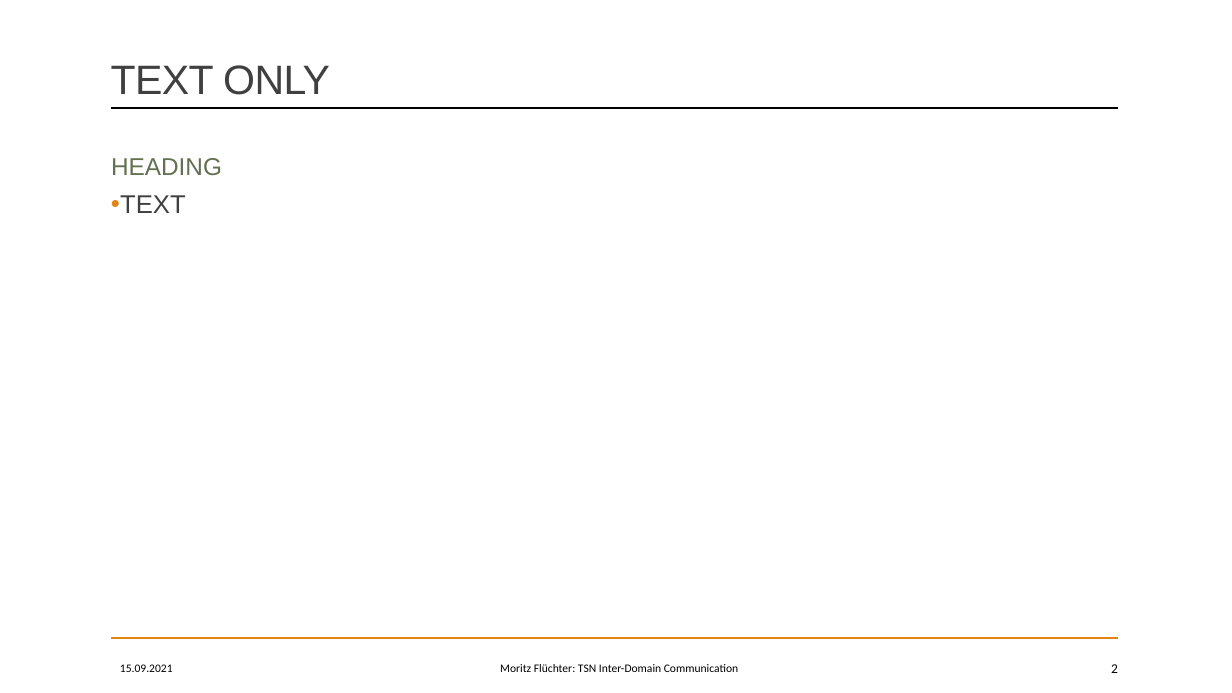
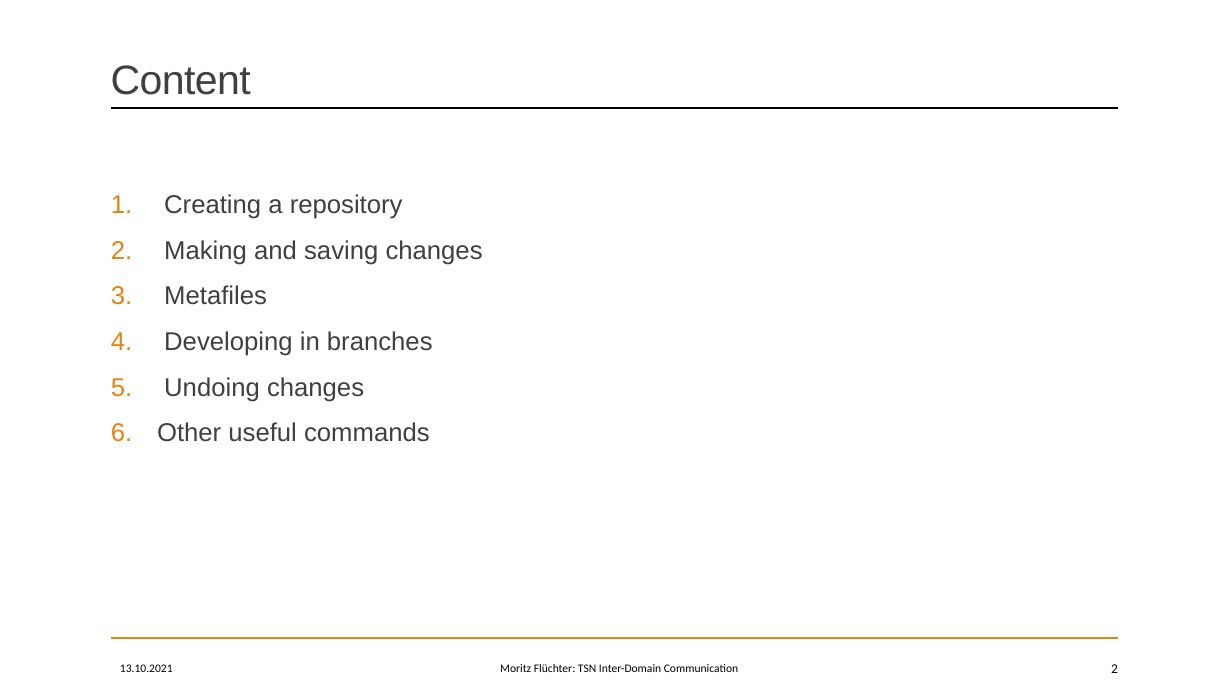
Before and after one commit to MoritzFlu/GitWorkshop, a slide deck: slide 2 of Presentation/02 - First Steps.pptx. Drawn at 1232x693 pixels with LibreOffice and Linux fonts; fonts in the diff are those of the drawing. Boxes give left, top, right and bottom in pixels: in the first picture for what was removed or moved away, otherwise in the second. Text is boxed around its words. In the diff, an @@ line names an element or a change of style, - is before the commit and + after.

```diff
--- a/Presentation/02 - First Steps.pptx
+++ b/Presentation/02 - First Steps.pptx
@@ title at bbox=[111, 65, 251, 95]: text changed @@
-TEXT ONLY
+Content
@@ text removed at bbox=[111, 158, 222, 175] @@
-HEADING
@@ text at bbox=[157, 194, 483, 442]: text changed @@
-• TEXT
+1. Creating a repository
+2. Making and saving changes
+3. Metafiles
+4. Developing in branches
+5. Undoing changes
+6. Other useful commands
@@ text at bbox=[120, 664, 173, 672]: text changed @@
-15.09.2021
+13.10.2021
```
Also in this commit, not shown: 4 other slides changed, 5 slides added, 1 other file.
